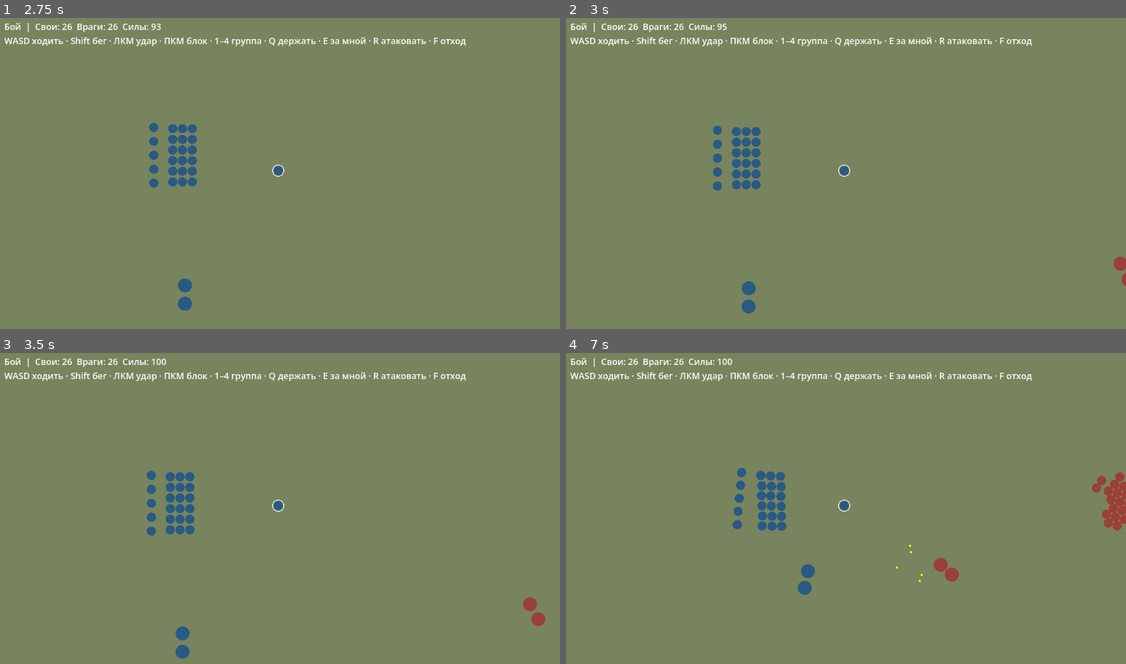
Above: before the commit, frames 1-4 (two rows, left to right).
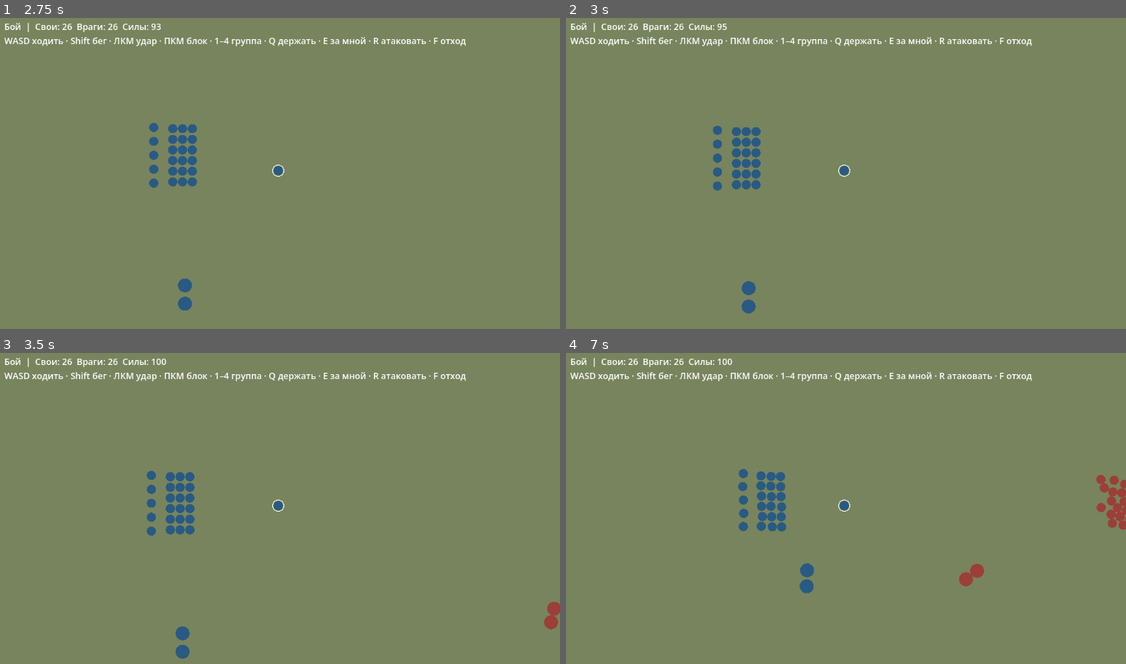
Above: after the commit, the same moments.

Repository: akglebak16/iron-standard
Game: Godot game, scene res://app/main.tscn
The game is run twice, just before and just after one commit, with the same random seed, the same clock (stepped at 60 frames per second) and the same inputs.
Inputs (mouse positions are in pixels of both pictures, inside the frame that each line leads up to):
- Up to frame 1 (2.75 s): tap Enter at 0.5 s; move the mouse to (403, 154) at 0.52 s; hold D 0.53-1.28 s; hold Shift 0.53-1.28 s; click (403, 154) at 0.67 s; move the mouse to (168, 185) at 1.27 s; hold S 1.28-2.03 s; tap 1 at 1.35 s; move the mouse to (336, 101) at 2.02 s; hold D from 2.03 s (still down); tap 2 at 2.1 s
- Up to frame 2 (3 s): move the mouse to (818, 232) at 2.77 s; release D at 2.78 s; hold W from 2.78 s (still down); tap 3 at 2.85 s; click (818, 232) at 2.92 s
- Up to frame 3 (3.5 s): keep holding W
- Up to frame 4 (7 s): move the mouse to (1014, 552) at 3.52 s; release W at 3.53 s; hold A 3.53-5.03 s; tap one key every 0.75 s from 3.6 s: 4 Q E R F; move the mouse to (672, 458) at 4.27 s; move the mouse to (874, 505) at 5.02 s; hold S 5.03-5.78 s; click (874, 505) at 5.17 s; move the mouse to (762, 427) at 5.77 s; hold D 5.78-6.53 s; move the mouse to (969, 489) at 6.52 s; hold W from 6.53 s (still down)

Frame 1 is identical in both runs. In frame 2, 0.1% of the frame differs, in the area x 97-100%, y 76-87%; in frame 3, 0.4%; in frame 4, 1.2%, in the area x 29-100%, y 36-78%.

Commit message:
Перенести замах и интервалы атак бойцов в Godot

Diff:
--- a/godot/battle/config.gd
+++ b/godot/battle/config.gd
@@ -125,6 +125,13 @@
 const AI_SKIRMISH_ORBIT_OFFSET := 140.0
 const AI_SKIRMISH_EDGE_MARGIN := 60.0
 const AI_SKIRMISH_SPEED_MULTIPLIER := 0.8
+const AI_INITIAL_ATTACK_COOLDOWN_MAX := 1.2
+const AI_MELEE_WINDUP_SECONDS := 0.2
+const AI_MELEE_COOLDOWN_MIN := 0.9
+const AI_MELEE_COOLDOWN_MAX := 1.15
+const AI_SHOOT_COOLDOWN_MIN := 0.85
+const AI_SHOOT_COOLDOWN_MAX := 1.2
+const AI_WIND_HIT_EXTRA_REACH := 10.0 # Browser: radius + radius + 16 + troop reach; melee_reach already includes 6.
 const ARROW_DAMAGE_MIN := 0.85
 const ARROW_DAMAGE_MAX := 1.15
 const SKELETON_ARROW_MULTIPLIER := 0.6
--- a/godot/battle/data/army_builder.gd
+++ b/godot/battle/data/army_builder.gd
@@ -28,6 +28,7 @@
 			unit.weight = weight
 			unit.damage = float(troop.dmg) * weight
 			unit.speed = float(troop.spd) * rng.randf_range(Config.SPEED_RANDOM_MIN, Config.SPEED_RANDOM_MAX)
+			unit.attack_cooldown = rng.randf_range(0.0, Config.AI_INITIAL_ATTACK_COOLDOWN_MAX)
 			unit.target_timer = rng.randf_range(0.0, Config.RETARGET_INITIAL_MAX_SECONDS)
 			unit.attack_range = float(troop.get("range", 0))
 			unit.mounted = bool(troop.mounted)
--- a/godot/battle/model/unit.gd
+++ b/godot/battle/model/unit.gd
@@ -37,6 +37,8 @@
 var target_id: int = -1 # Index in State.units; avoids RefCounted cycles between enemies.
 var target_timer: float = 0.0
 var ai_mode: String = Config.AI_MODE_UNASSIGNED
+var ai_windup: float = -1.0
+var ai_wind_target_id: int = -1
 var melee_reach: float = Config.DEFAULT_MELEE_REACH
 var block_chance: float = 0.0
 var shield_block: float = 0.0 # Troop shield arrow bonus; hero gear will supply its own value later.
--- a/godot/battle/rules/combat_step.gd
+++ b/godot/battle/rules/combat_step.gd
@@ -15,20 +15,26 @@
 		if unit.dead or unit.gone or unit.fleeing or unit.hero:
 			continue
 		unit.attack_cooldown -= dt
-		if unit.attack_cooldown > 0.0:
-			continue
 		var target: Unit = Targeting.current(battle, unit) if unit.ai_mode != Config.AI_MODE_UNASSIGNED else Targeting.nearest_enemy(battle, unit, index)
-		if target == null:
-			continue
-		var distance: float = unit.position.distance_to(target.position)
-		var can_shoot := unit.ai_mode == Config.AI_MODE_SHOOT or unit.ai_mode == Config.AI_MODE_SHOOT_SLOT or unit.ai_mode == Config.AI_MODE_SKIRMISH
-		var can_melee := unit.ai_mode == Config.AI_MODE_MELEE
-		if unit.attack_range > 0.0 and ((can_shoot and distance < unit.attack_range and (unit.ai_mode == Config.AI_MODE_SKIRMISH or unit.velocity.length() < Config.SHOOT_MOVE_SPEED_LIMIT)) or (unit.ai_mode == Config.AI_MODE_UNASSIGNED and distance <= unit.attack_range and unit.velocity.length() < Config.SHOOT_MOVE_SPEED_LIMIT)):
-			battle.projectiles.append(Combat.shoot(unit, target, rng))
-			unit.attack_cooldown = unit.attack_interval
-		elif (can_melee or unit.ai_mode == Config.AI_MODE_UNASSIGNED) and distance <= unit.collision_radius + target.collision_radius + unit.melee_reach:
-			Combat.strike(battle, unit, target, rng)
-			unit.attack_cooldown = unit.attack_interval
+		if target != null and unit.attack_cooldown <= 0.0:
+			var distance: float = unit.position.distance_to(target.position)
+			if unit.ai_mode == Config.AI_MODE_UNASSIGNED:
+				# Existing test-only units have no AI plan; preserve their old direct attack path.
+				if unit.attack_range > 0.0 and distance <= unit.attack_range and unit.velocity.length() < Config.SHOOT_MOVE_SPEED_LIMIT:
+					battle.projectiles.append(Combat.shoot(unit, target, rng))
+					unit.attack_cooldown = unit.attack_interval
+				elif distance <= unit.collision_radius + target.collision_radius + unit.melee_reach:
+					Combat.strike(battle, unit, target, rng)
+					unit.attack_cooldown = unit.attack_interval
+			elif unit.ai_mode == Config.AI_MODE_MELEE and distance <= unit.collision_radius + target.collision_radius + unit.melee_reach and unit.ai_windup < 0.0:
+				unit.ai_windup = Config.AI_MELEE_WINDUP_SECONDS
+				unit.ai_wind_target_id = battle.units.find(target)
+				unit.attack_cooldown = unit.attack_interval * rng.randf_range(Config.AI_MELEE_COOLDOWN_MIN, Config.AI_MELEE_COOLDOWN_MAX)
+			elif _can_shoot(unit, distance):
+				battle.projectiles.append(Combat.shoot(unit, target, rng))
+				unit.attack_cooldown = unit.attack_interval * rng.randf_range(Config.AI_SHOOT_COOLDOWN_MIN, Config.AI_SHOOT_COOLDOWN_MAX)
+		if unit.ai_mode != Config.AI_MODE_UNASSIGNED:
+			_advance_wind(battle, unit, dt, rng)
 	for i in range(battle.projectiles.size() - 1, -1, -1):
 		var shot: Dictionary = battle.projectiles[i]
 		shot.time += dt
@@ -46,3 +52,22 @@
 				closest = distance
 		if victim != null:
 			Combat.arrow_hit(battle, shot, victim, rng)
+
+static func _can_shoot(unit: Unit, distance: float) -> bool:
+	if unit.attack_range <= 0.0 or distance >= unit.attack_range:
+		return false
+	if unit.ai_mode == Config.AI_MODE_SKIRMISH:
+		return true
+	return (unit.ai_mode == Config.AI_MODE_SHOOT or unit.ai_mode == Config.AI_MODE_SHOOT_SLOT) and unit.velocity.length() < Config.SHOOT_MOVE_SPEED_LIMIT
+
+static func _advance_wind(battle: State, unit: Unit, dt: float, rng: RandomNumberGenerator) -> void:
+	if unit.ai_windup < 0.0:
+		return
+	unit.ai_windup -= dt
+	if unit.ai_windup >= 0.0:
+		return
+	if unit.ai_wind_target_id >= 0 and unit.ai_wind_target_id < battle.units.size():
+		var target: Unit = battle.units[unit.ai_wind_target_id]
+		if not target.dead and not target.gone and unit.position.distance_to(target.position) < unit.collision_radius + target.collision_radius + unit.melee_reach + Config.AI_WIND_HIT_EXTRA_REACH:
+			Combat.strike(battle, unit, target, rng)
+	unit.ai_wind_target_id = -1
--- /dev/null
+++ b/godot/battle/tests/rules/test_ai_attack_timing.gd
@@ -0,0 +1,75 @@
+extends SceneTree
+const Config = preload("res://battle/config.gd")
+const State = preload("res://battle/model/state.gd")
+const Unit = preload("res://battle/model/unit.gd")
+const CombatStep = preload("res://battle/rules/combat_step.gd")
+
+func _initialize() -> void:
+	_check_melee_windup()
+	_check_lost_target()
+	_check_ranged_cooldown()
+	print("AI attack timing tests passed")
+	quit(0)
+
+func _pair(ranged: bool = false) -> Dictionary:
+	var battle := State.new()
+	var attacker := Unit.new(0, 0, Vector2(100, 100), 100, 0, 1)
+	attacker.damage = 30
+	attacker.attack_interval = 1.0
+	attacker.ai_mode = Config.AI_MODE_SHOOT if ranged else Config.AI_MODE_MELEE
+	attacker.attack_range = 300 if ranged else 0
+	attacker.target_id = 1
+	var target := Unit.new(1, 1, Vector2(200, 100) if ranged else Vector2(120, 100), 100, 0, 1)
+	battle.add_unit(attacker)
+	battle.add_unit(target)
+	return {"battle": battle, "attacker": attacker, "target": target}
+
+func _check_melee_windup() -> void:
+	var pair := _pair()
+	var attacker: Unit = pair.attacker
+	var target: Unit = pair.target
+	var rng := RandomNumberGenerator.new()
+	rng.seed = 37
+	CombatStep.step(pair.battle, 0.1, rng)
+	assert(attacker.ai_wind_target_id == 1)
+	assert(is_equal_approx(attacker.ai_windup, Config.AI_MELEE_WINDUP_SECONDS - 0.1))
+	assert(attacker.attack_cooldown >= Config.AI_MELEE_COOLDOWN_MIN and attacker.attack_cooldown <= Config.AI_MELEE_COOLDOWN_MAX)
+	assert(target.hp == 100)
+	CombatStep.step(pair.battle, 0.1, rng)
+	assert(target.hp == 100) # Exactly zero windup is not a hit in the browser.
+	CombatStep.step(pair.battle, 0.01, rng)
+	assert(target.hp < 100)
+	assert(attacker.ai_wind_target_id == -1)
+	var hit_hp: float = target.hp
+	CombatStep.step(pair.battle, 0.1, rng)
+	assert(target.hp == hit_hp) # Ordinary attack cooldown still applies.
+
+func _check_lost_target() -> void:
+	var pair := _pair()
+	var rng := RandomNumberGenerator.new()
+	CombatStep.step(pair.battle, 0.01, rng)
+	pair.target.position = Vector2(1000, 100)
+	CombatStep.step(pair.battle, Config.AI_MELEE_WINDUP_SECONDS, rng)
+	assert(pair.target.hp == 100)
+	var dead_pair := _pair()
+	CombatStep.step(dead_pair.battle, 0.01, rng)
+	dead_pair.target.dead = true
+	CombatStep.step(dead_pair.battle, Config.AI_MELEE_WINDUP_SECONDS, rng)
+	assert(dead_pair.attacker.ai_wind_target_id == -1)
+	assert(dead_pair.target.hp == 100)
+
+func _check_ranged_cooldown() -> void:
+	var pair := _pair(true)
+	var rng := RandomNumberGenerator.new()
+	rng.seed = 23
+	CombatStep.step(pair.battle, 0.01, rng)
+	assert(pair.battle.projectiles.size() == 1)
+	assert(pair.attacker.attack_cooldown >= Config.AI_SHOOT_COOLDOWN_MIN and pair.attacker.attack_cooldown <= Config.AI_SHOOT_COOLDOWN_MAX)
+	var count: int = pair.battle.projectiles.size()
+	CombatStep.step(pair.battle, 0.01, rng)
+	assert(pair.battle.projectiles.size() == count)
+	var skirm := _pair(true)
+	skirm.attacker.ai_mode = Config.AI_MODE_SKIRMISH
+	skirm.attacker.velocity = Vector2(Config.SHOOT_MOVE_SPEED_LIMIT + 10, 0)
+	CombatStep.step(skirm.battle, 0.01, rng)
+	assert(skirm.battle.projectiles.size() == 1) # Mounted skirmisher fires while moving.
Not shown, changed: CHANGELOG.md
Not shown, changed: godot/MIGRATION_CHECKLIST.md
Not shown, changed: shareness/lessons.md
